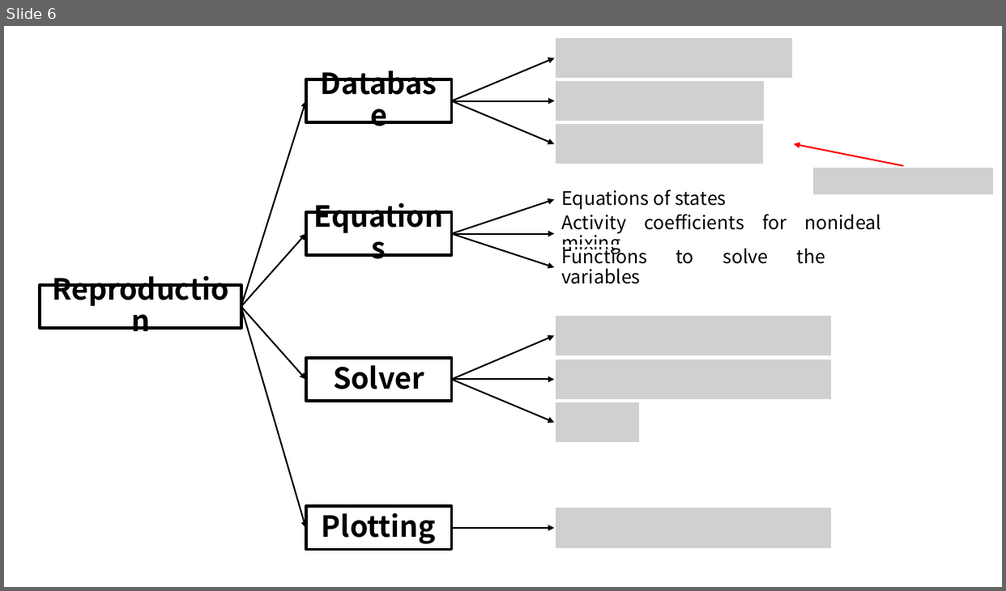
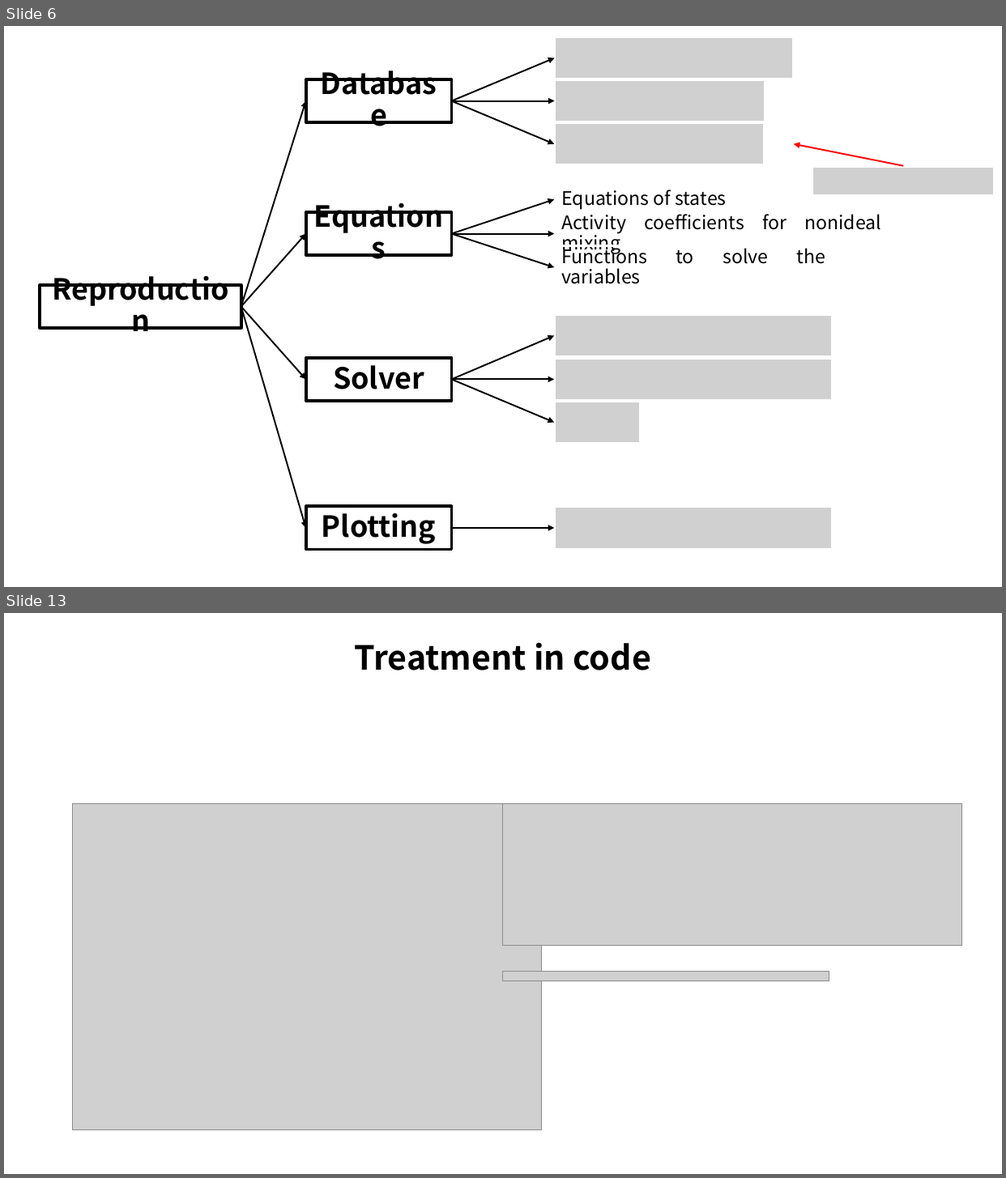
Before and after one commit to MZ-xyy/Outgassing-Project, a slide deck: Outgassing.pptx. Shown one above the other, each under a label of ours: slide 6 before the commit, slides 6 and 13 after it; the slides between them are not shown. The pictures are 1006x591 and 1006x1178 pixels, drawn with LibreOffice and Linux fonts; fonts in the diff are those of the drawing; grey boxes stand for pictures. Boxes give left, top, right and bottom in pixels: in the first picture for what was removed or moved away, otherwise in the second. Text is boxed around its words. In the diff, an @@ line names an element or a change of style, - is before the commit and + after.

```diff
--- a/Outgassing.pptx
+++ b/Outgassing.pptx
@@ slide 13 added at [4, 613, 1002, 1174], background #FFFFFF @@
@@ title added at [355, 642, 651, 671], 32 pt, text #000000, bold @@
+Treatment in code
@@ picture added at [73, 804, 542, 1131] @@
@@ picture added at [503, 804, 963, 945] @@
@@ picture added at [503, 972, 829, 982] @@
```
Also in this commit, not shown: 6 slides changed, 3 other slides added.
